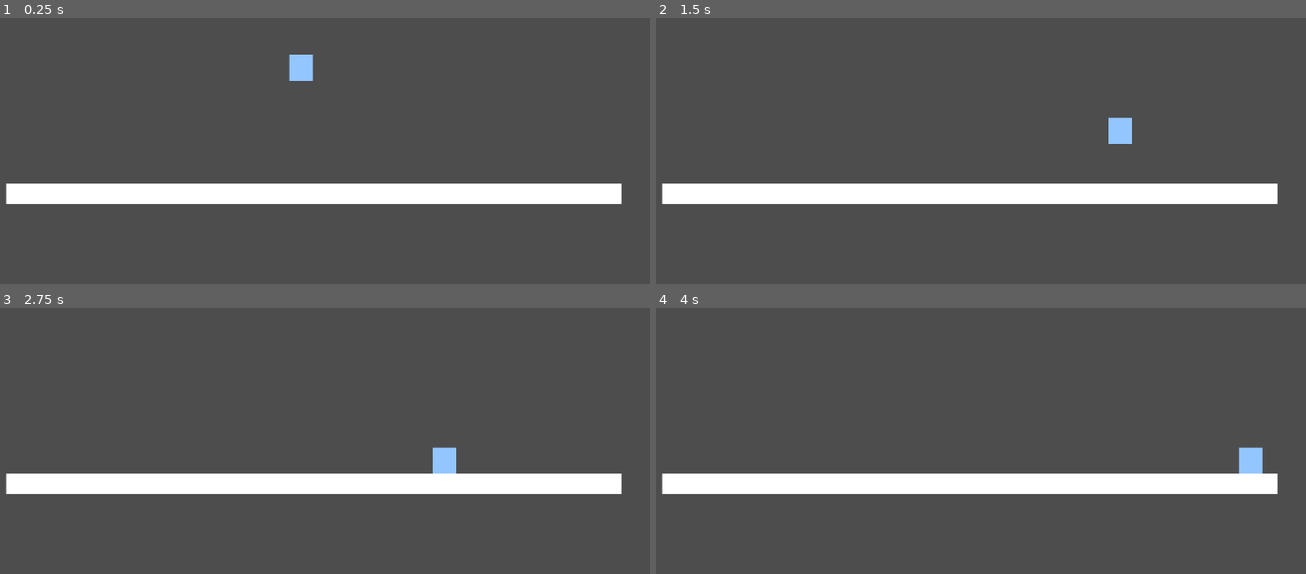
Above: before the commit, frames 1-4 (two rows, left to right).
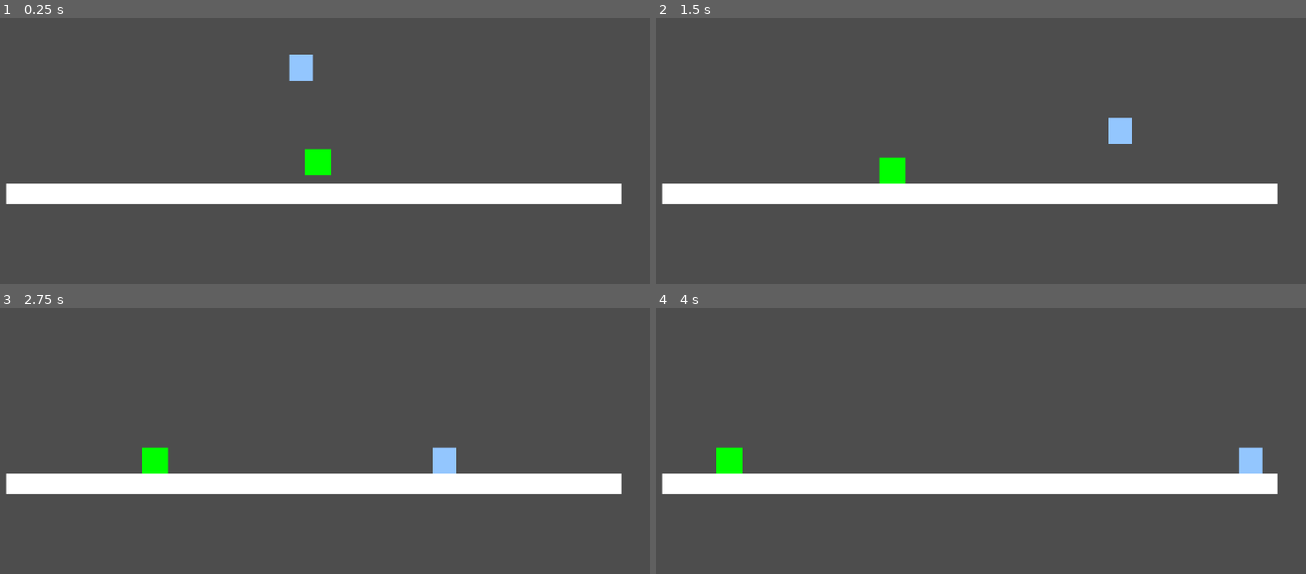
Above: after the commit, the same moments.

Repository: mlan225/NetherDeeper
Game: Godot game, scene res://scenes/dev_room.tscn
Same seed, same stepped clock (60 frames per second), same inputs: the game is played once before the commit and once after it.
Inputs:
- Up to frame 1 (0.25 s): no input
- Up to frame 2 (1.5 s): hold D (right) from 0.53 s (still down); tap Space (jump) at 0.77 s
- Up to frame 3 (2.75 s): tap Space (jump) at 1.52 s; release D (right) at 2.03 s; hold A (left) from 2.03 s (still down)
- Up to frame 4 (4 s): release A (left) at 2.78 s; hold D (right) from 2.78 s (still down); tap Space (jump) at 3.02, 3.77 s

The runs differ from the first frame. In frame 1, 0.4% of the frame differs, in the area x 46-51%, y 49-60%; in frame 2, 0.4%, in the area x 34-39%, y 52-63%; in frame 3, 0.4%; in frame 4, 0.4%.

Commit message:
Create basic enemy and movement. In progress hurtbox

Diff:
--- /dev/null
+++ b/components/enemy/EnemyBoundryComponent.tscn
@@ -0,0 +1,6 @@
+[gd_scene format=3 uid="uid://dqvvyuj6ta68e"]
+
+[ext_resource type="Script" uid="uid://b4o2gsbxiqdjn" path="res://components/enemy/enemy_boundry_component.gd" id="1_foqot"]
+
+[node name="EnemyBoundryComponent" type="Node" unique_id=1947943683]
+script = ExtResource("1_foqot")
--- /dev/null
+++ b/components/enemy/EnemyHurtboxComponent.tscn
@@ -0,0 +1,6 @@
+[gd_scene format=3 uid="uid://7w2apnhm58k1"]
+
+[ext_resource type="Script" uid="uid://cjjfhvtqgv50b" path="res://components/enemy/enemy_hurtbox_component.gd" id="1_et4cc"]
+
+[node name="EnemyHurtboxComponent" type="Node" unique_id=945306287]
+script = ExtResource("1_et4cc")
--- /dev/null
+++ b/components/enemy/enemy_boundry_component.gd
@@ -0,0 +1,24 @@
+class_name EnemyBoundryComponent
+extends Node
+
+@export_subgroup("Nodes")
+@export var left_boundary:Area2D
+@export var right_boundary:Area2D
+
+func _ready():
+	if left_boundary:
+		left_boundary.body_entered.connect(_on_left_boundary_entered)
+	if right_boundary:
+		right_boundary.body_entered.connect(_on_right_boundary_entered)
+
+#Left boundary signal
+func _on_left_boundary_entered(body: CharacterBody2D):
+	if body.is_in_group("enemy"):
+		body.direction = 1
+		print("hit the left boundary")
+
+#Right boundary signal
+func _on_right_boundary_entered(body: CharacterBody2D):
+	if body.is_in_group("enemy"):
+		body.direction = -1
+		print("hit the left boundary")
--- /dev/null
+++ b/components/enemy/enemy_hurtbox_component.gd
@@ -0,0 +1,21 @@
+extends Node
+class_name EnemyHurtboxComponent
+
+@export_subgroup("Nodes")
+@export var enemy: CharacterBody2D
+@export var enemy_hurt_area: Area2D
+
+signal hurt_enemy(enemy, damage)
+
+func _ready() -> void:
+	if enemy_hurt_area:
+		enemy_hurt_area.body_entered.connect(_on_hurt_area_entered)
+	else:
+		push_warning("HurtboxComponent: HurtboxComponent: No Area2D assigned to 'enemy_hurt_area'")
+
+func _on_hurt_area_entered(body):
+	# Only react to things that can deal damage
+	#if body.has_method("get_damage"):
+		#var dmg = body.get_damage()
+		#emit_signal("hurt", owner, dmg)
+	print("enemy hurtbox triggered! DEVNOTE: ENEMY IS TRIGGERING ITS OWN SIGNAL.")
--- /dev/null
+++ b/enemy/slime/slime.gd
@@ -0,0 +1,18 @@
+extends CharacterBody2D
+
+@onready var gravityComponent = $GravityComponent
+
+@export var speed:float = 100
+
+var direction: int
+
+func _ready() -> void:
+	add_to_group("enemy")
+	#Generate either 0 or 1 and then * 2 -1 to get either -1 or 1
+	direction = randi_range(0, 1) * 2 - 1
+
+func _physics_process(delta: float) -> void:
+	gravityComponent.apply_gravity(delta)
+	velocity.x = direction * speed
+
+	move_and_slide()
--- /dev/null
+++ b/enemy/slime/slime.tscn
@@ -0,0 +1,41 @@
+[gd_scene format=3 uid="uid://cev57jx7o41jq"]
+
+[ext_resource type="Script" uid="uid://cl2hwdgwjs00s" path="res://enemy/slime/slime.gd" id="1_afspt"]
+[ext_resource type="Script" uid="uid://8ftkkhnrmuuw" path="res://components/shared/gravity_component.gd" id="1_ci0n5"]
+[ext_resource type="Script" uid="uid://cjjfhvtqgv50b" path="res://components/enemy/enemy_hurtbox_component.gd" id="3_lkvfe"]
+
+[sub_resource type="RectangleShape2D" id="RectangleShape2D_afspt"]
+size = Vector2(40, 40)
+
+[sub_resource type="RectangleShape2D" id="RectangleShape2D_lkvfe"]
+size = Vector2(50, 52)
+
+[node name="Slime" type="CharacterBody2D" unique_id=2070157828]
+collision_layer = 4
+script = ExtResource("1_afspt")
+
+[node name="ColorRect" type="ColorRect" parent="." unique_id=618032523]
+offset_right = 40.0
+offset_bottom = 40.0
+color = Color(0, 1, 0, 1)
+
+[node name="CollisionShape2D" type="CollisionShape2D" parent="." unique_id=1668577723]
+position = Vector2(20, 20)
+shape = SubResource("RectangleShape2D_afspt")
+
+[node name="GravityComponent" type="Node" parent="." unique_id=1456365612 node_paths=PackedStringArray("player")]
+script = ExtResource("1_ci0n5")
+player = NodePath("..")
+metadata/_custom_type_script = "uid://8ftkkhnrmuuw"
+
+[node name="HurtArea" type="Area2D" parent="." unique_id=1882396865]
+
+[node name="CollisionShape2D" type="CollisionShape2D" parent="HurtArea" unique_id=435584040]
+position = Vector2(20, 20)
+shape = SubResource("RectangleShape2D_lkvfe")
+
+[node name="EnemyHurtboxComponent" type="Node" parent="." unique_id=1416692102 node_paths=PackedStringArray("enemy", "enemy_hurt_area")]
+script = ExtResource("3_lkvfe")
+enemy = NodePath("..")
+enemy_hurt_area = NodePath("../HurtArea")
+metadata/_custom_type_script = "uid://cjjfhvtqgv50b"
--- a/scenes/dev_room.tscn
+++ b/scenes/dev_room.tscn
@@ -1,14 +1,29 @@
 [gd_scene format=3 uid="uid://c3s7viippuc3h"]
 
+[ext_resource type="Script" uid="uid://b4o2gsbxiqdjn" path="res://components/enemy/enemy_boundry_component.gd" id="1_4ospm"]
 [ext_resource type="PackedScene" uid="uid://cfqmmglqjitys" path="res://player/test_player/player.tscn" id="1_p6lu6"]
+[ext_resource type="PackedScene" uid="uid://cev57jx7o41jq" path="res://enemy/slime/slime.tscn" id="2_4napq"]
 
 [sub_resource type="RectangleShape2D" id="RectangleShape2D_2hjlt"]
 size = Vector2(943, 31)
+
+[sub_resource type="RectangleShape2D" id="RectangleShape2D_4napq"]
+size = Vector2(11, 510)
+
+[sub_resource type="RectangleShape2D" id="RectangleShape2D_4ospm"]
+size = Vector2(11, 512)
 
 [node name="DevRoom" type="Node2D" unique_id=243512570]
 
 [node name="Floor" type="StaticBody2D" parent="." unique_id=1255799877]
 position = Vector2(108, 501)
+
+[node name="EnemyBoundryComponent" type="Node2D" parent="Floor" unique_id=43983151 node_paths=PackedStringArray("left_boundary", "right_boundary")]
+position = Vector2(942, 14)
+script = ExtResource("1_4ospm")
+left_boundary = NodePath("../LeftBoundry")
+right_boundary = NodePath("../RightBoundry")
+metadata/_custom_type_script = "uid://b4o2gsbxiqdjn"
 
 [node name="ColorRect" type="ColorRect" parent="Floor" unique_id=1267243602]
 offset_left = -12.0
@@ -20,5 +35,24 @@
 position = Vector2(459.5, 8.5)
 shape = SubResource("RectangleShape2D_2hjlt")
 
+[node name="LeftBoundry" type="Area2D" parent="Floor" unique_id=1695454875]
+position = Vector2(-13, 16)
+collision_mask = 4
+
+[node name="CollisionShape2D" type="CollisionShape2D" parent="Floor/LeftBoundry" unique_id=655233922]
+position = Vector2(-4.5, -245)
+shape = SubResource("RectangleShape2D_4napq")
+
+[node name="RightBoundry" type="Area2D" parent="Floor" unique_id=593160799]
+position = Vector2(942, 14)
+collision_mask = 4
+
+[node name="CollisionShape2D" type="CollisionShape2D" parent="Floor/RightBoundry" unique_id=720818067]
+position = Vector2(-4.5, -246)
+shape = SubResource("RectangleShape2D_4ospm")
+
 [node name="player" parent="." unique_id=1470495087 instance=ExtResource("1_p6lu6")]
 position = Vector2(480, 247)
+
+[node name="Slime" parent="." unique_id=2070157828 instance=ExtResource("2_4napq")]
+position = Vector2(579, 392)
Not shown, added: components/enemy/enemy_boundry_component.gd.uid
Not shown, added: components/enemy/enemy_hurtbox_component.gd.uid
Not shown, added: enemy/slime/slime.gd.uid
